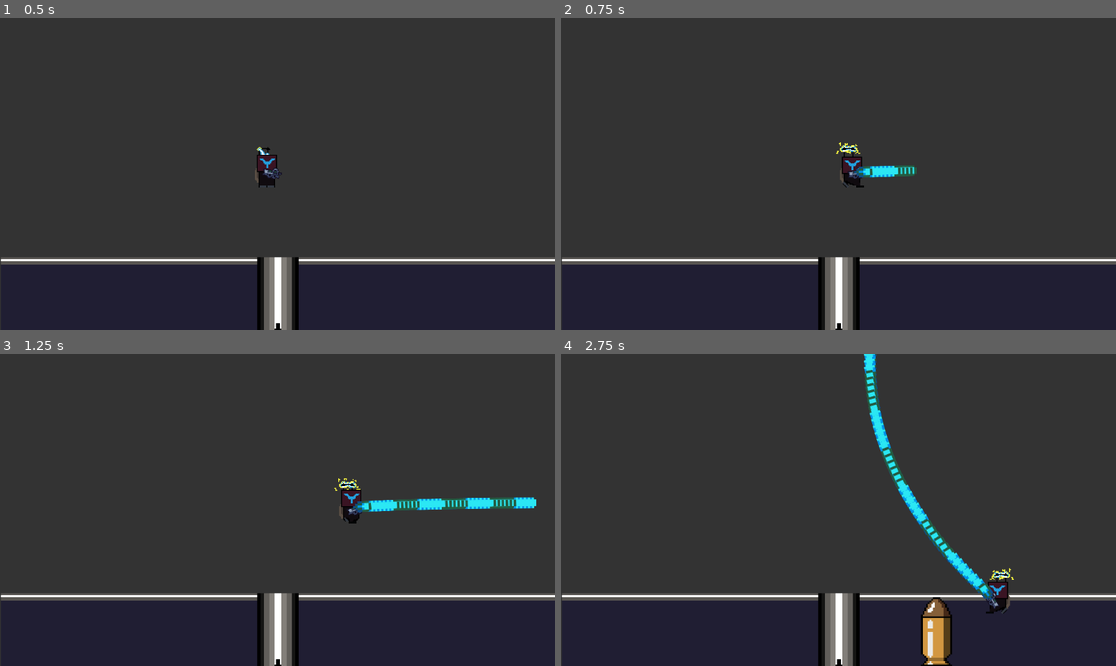
Above: before the commit, frames 1-4 (two rows, left to right).
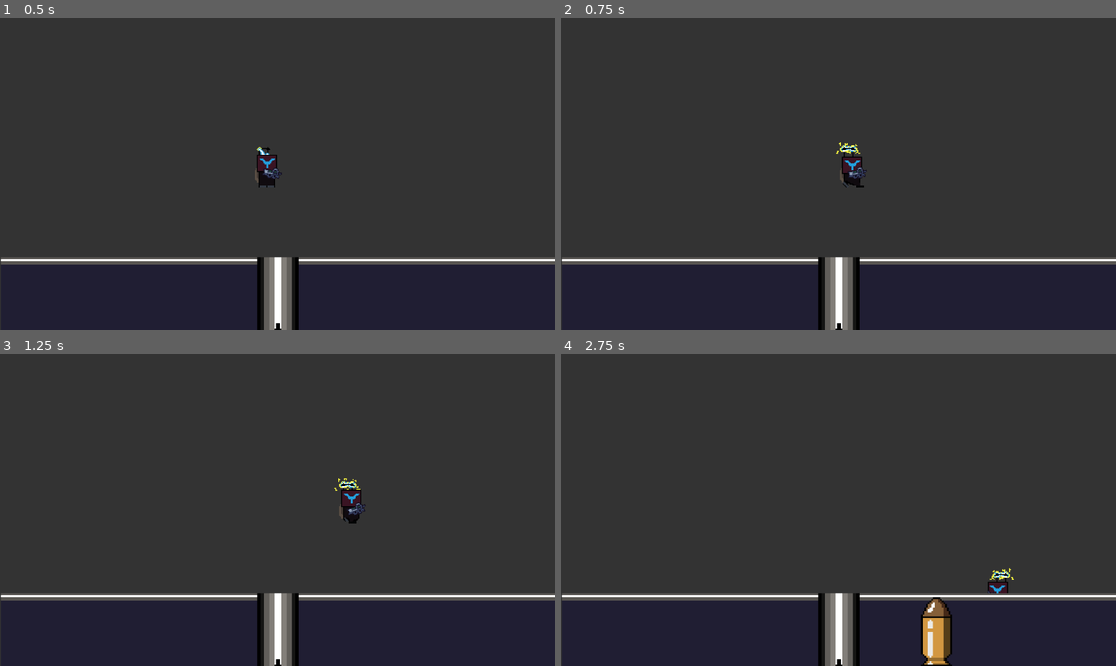
Above: after the commit, the same moments.

Repository: BrianCh16/RhythmGameProject
Game: Godot game, scene res://Scenes/game.tscn
Two runs of this game, one before a commit and one after it. Both use one fixed random seed, a clock stepped at 60 frames per second and the inputs below. The project has no main scene, so this scene is started directly. Sound files missing from this copy of the repository are replaced by a short silence.
Inputs (mouse positions are in pixels of both pictures, inside the frame that each line leads up to):
- Up to frame 1 (0.5 s): no input
- Up to frame 2 (0.75 s): move the mouse to (960, 158) at 0.52 s; press the mouse at (960, 158) at 0.53 s; hold D (right) from 0.53 s (still down)
- Up to frame 3 (1.25 s): keep holding D (right)
- Up to frame 4 (2.75 s): move the mouse to (727, 525) at 1.27 s; release D (right) at 1.28 s; release the mouse at (727, 525) at 1.28 s; hold S (down) 1.28-2.03 s; click (727, 525) at 1.35 s; move the mouse to (894, 441) at 2.02 s; press the mouse at (894, 441) at 2.03 s; hold D (right) from 2.03 s (still down)

Frame 1 is identical in both runs. In frame 2, 0.4% of the frame differs, in the area x 52-65%, y 47-52%; in frame 3, 1.2%; in frame 4, 2.0%, in the area x 54-81%, y 0-84%.

Commit message:
sync'd shooting logic with visual and audio beat

Diff:
--- a/Scripts/Gun_UI.gd
+++ b/Scripts/Gun_UI.gd
@@ -7,6 +7,7 @@
 
 @export var input = ""
 
+signal sync_shot
 
 func _unhandled_input(event):
 	if event.is_action(input):
@@ -18,6 +19,7 @@
 					current_note.destroy(2)
 				elif okay:
 					current_note.destroy(1)
+				sync_shot.emit()
 				_reset()
 			else:
 				pass #kill score
--- a/Scripts/game.gd
+++ b/Scripts/game.gd
@@ -14,9 +14,11 @@
 var spawn_2_beat = 0
 var spawn_3_beat = 1
 var spawn_4_beat = 0
+var can_fire = false
 
 #onready
 @onready var player = $Player
+@onready var gun_ui = $gun_UI
 
 #load
 var note = preload("res://Scenes/note.tscn")
@@ -27,15 +29,22 @@
 func _ready():
 	$Conductor.play_with_beat_offset(6)
 	player.fire_laser.connect(_on_player_fire_laser)
+	gun_ui.sync_shot.connect(_on_gunUI_can_fire)
 
 
 func _on_player_fire_laser(player_pos, player_dir):
-	var instance = laser.instantiate() as Area2D
-	instance.scale = Vector2(0.5, 0.5)
-	instance.position = player_pos
-	instance.direction = player_dir
-	instance.rotation = player_dir.angle()
-	$Projectiles.add_child(instance)
+	if can_fire:
+		var instance = laser.instantiate() as Area2D
+		instance.scale = Vector2(0.5, 0.5)
+		instance.position = player_pos
+		instance.direction = player_dir
+		instance.rotation = player_dir.angle()
+		$Projectiles.add_child(instance)
+		can_fire = false
+
+
+func _on_gunUI_can_fire():
+	can_fire = true
 
 
 func _spawn_notes(to_spawn):
Not shown: 1 places in Scenes/game.tscn that only renumber resources
